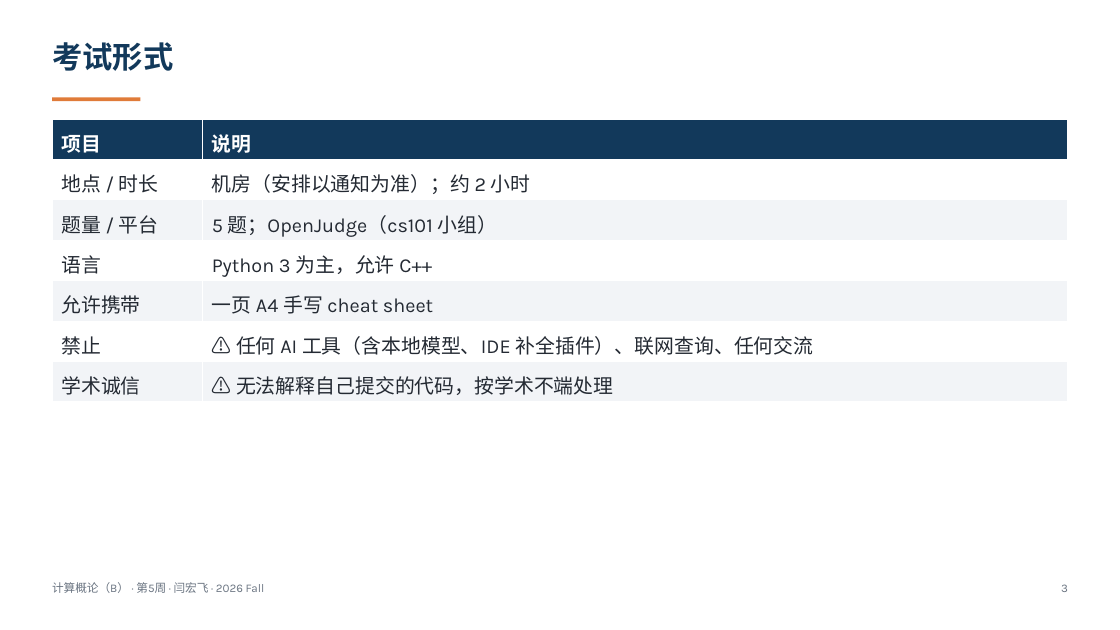
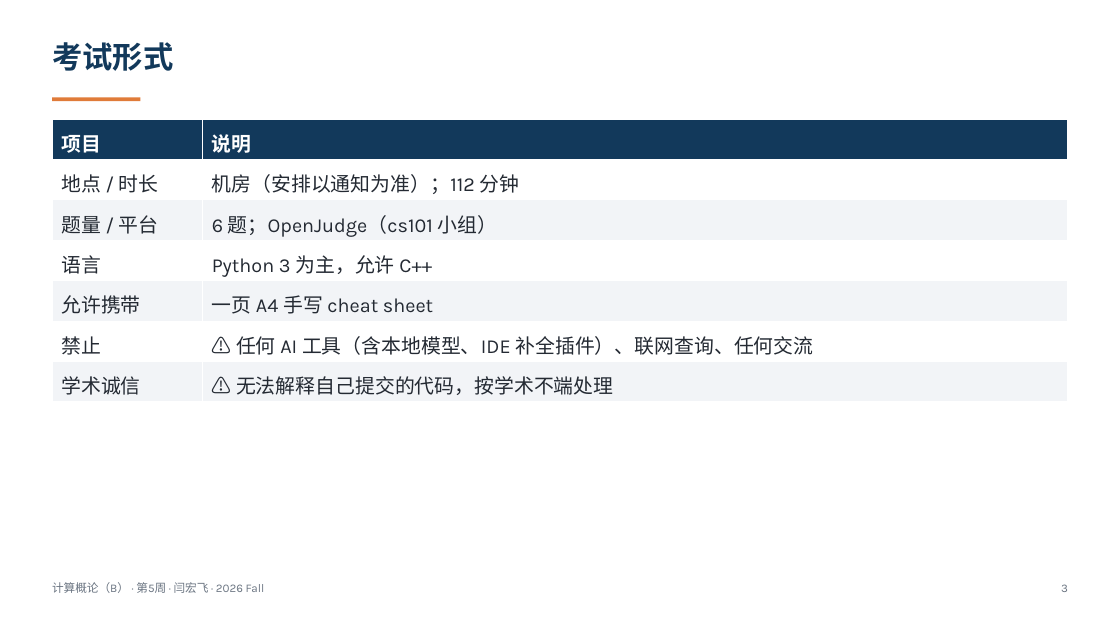
Before and after one commit to GMyhf/2026fall-cs101, a slide deck: slide 3 of courseware/202609_ADS_W05_October_Exam_Review.pptx. Drawn at 1120x630 pixels with LibreOffice and Linux fonts; fonts in the diff are those of the drawing. Boxes give left, top, right and bottom in pixels: in the first picture for what was removed or moved away, otherwise in the second. Text is boxed around its words. In the diff, an @@ line names an element or a change of style, - is before the commit and + after.

```diff
--- a/courseware/202609_ADS_W05_October_Exam_Review.pptx
+++ b/courseware/202609_ADS_W05_October_Exam_Review.pptx
@@ table at (52,119,1068,402) @@
-row 2, column 2: 机房（安排以通知为准）；约 2 小时
+row 2, column 2: 机房（安排以通知为准）；112 分钟
-row 3, column 2: 5 题；OpenJudge（cs101 小组）
+row 3, column 2: 6 题；OpenJudge（cs101 小组）
```
Also in this commit, not shown: 17 other slides changed, 4 slides added, 32 other files.
